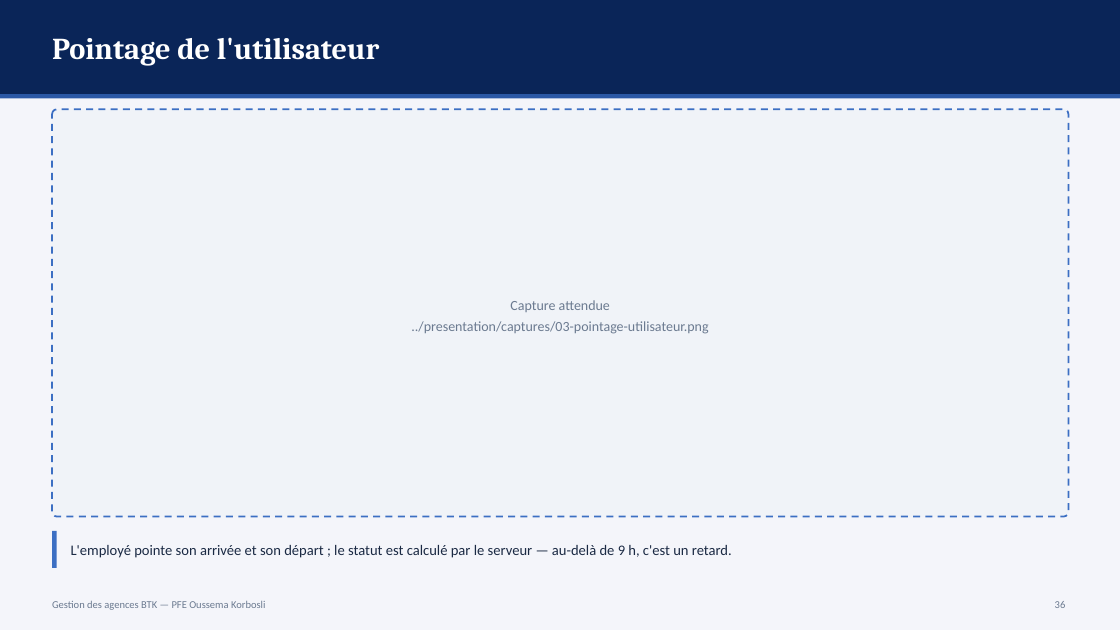
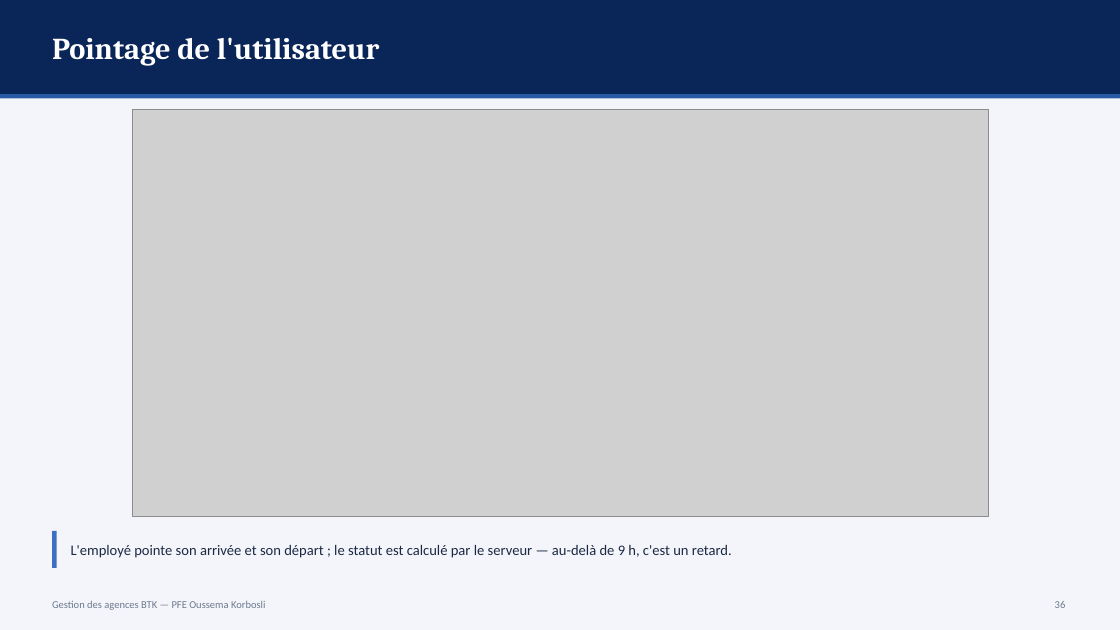
Before and after one commit to ZizouX0/oussema_korbosli, a slide deck: slide 36 of presentation/Soutenance_PFE_Oussema_Korbosli.pptx. Drawn at 1120x630 pixels with LibreOffice and Linux fonts; fonts in the diff are those of the drawing; grey boxes stand for pictures. Boxes give left, top, right and bottom in pixels: in the first picture for what was removed or moved away, otherwise in the second. Text is boxed around its words. In the diff, an @@ line names an element or a change of style, - is before the commit and + after.

```diff
--- a/presentation/Soutenance_PFE_Oussema_Korbosli.pptx
+++ b/presentation/Soutenance_PFE_Oussema_Korbosli.pptx
@@ rounded rectangle removed at (x1=52, y1=109, x2=1069, y2=517) @@
@@ picture added at (x1=132, y1=109, x2=988, y2=517) @@
@@ text removed at (x1=411, y1=300, x2=708, y2=334) @@
-Capture attendue
-../presentation/captures/03-pointage-utilisateur.png
```
Also in this commit, not shown: 4 other slides changed, 5 other files.
